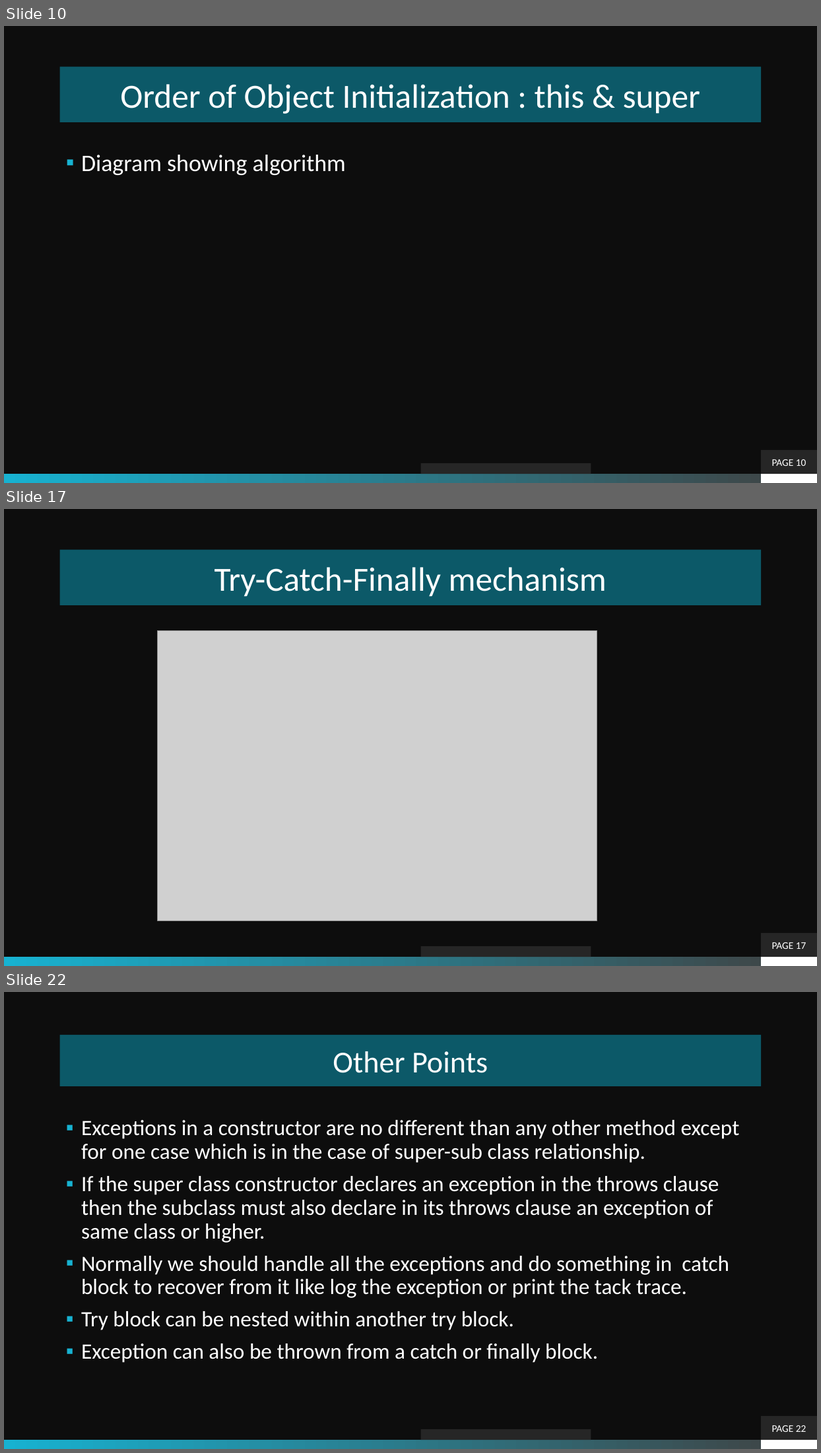
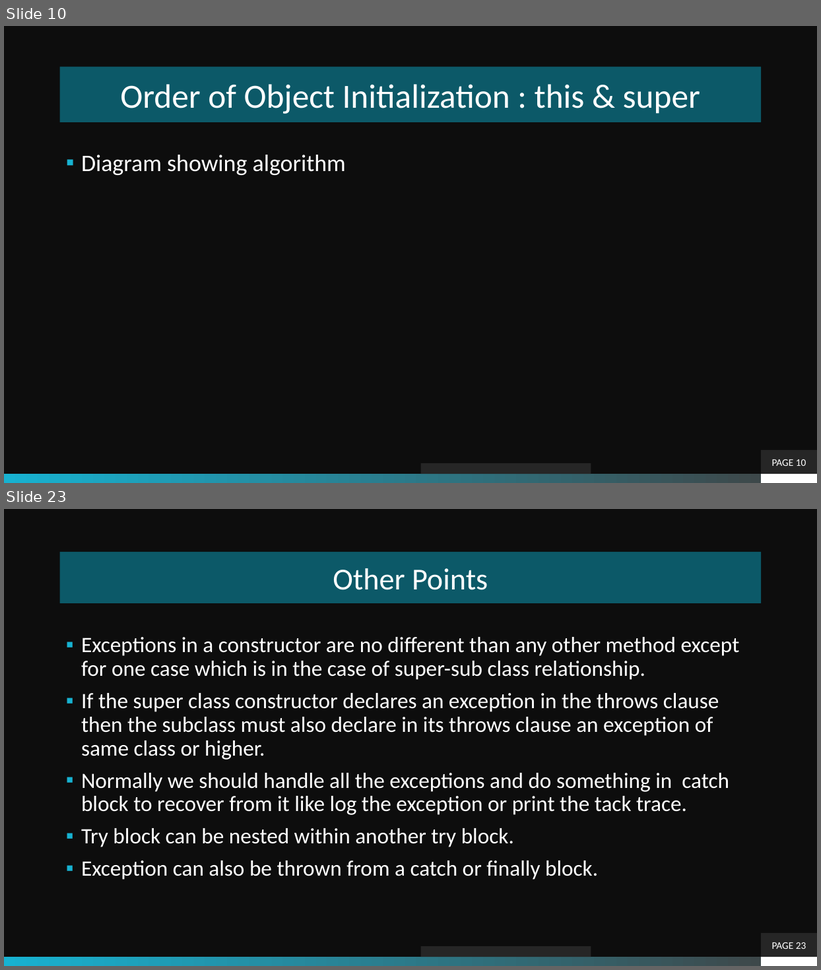
Before and after one commit to theLeonidas/Courses, a slide deck: courseMaterial/Inheritance/Inheritance.pptx. Shown one above the other, each under a label of ours: slides 10, 17 and 22 before the commit, slides 10 and 23 after it; the slides between them are not shown. The pictures are 821x1453 and 821x970 pixels, drawn with LibreOffice and Linux fonts; fonts in the diff are those of the drawing; grey boxes stand for pictures; background and template pictures are left out. Boxes give left, top, right and bottom in pixels: in the first picture for what was removed or moved away, otherwise in the second. Text is boxed around its words. In the diff, an @@ line names an element or a change of style, - is before the commit and + after.

```diff
--- a/courseMaterial/Inheritance/Inheritance.pptx
+++ b/courseMaterial/Inheritance/Inheritance.pptx
@@ slide 17 removed at (4, 509, 817, 966), background picture (left out); not listed: 2 template elements that a slide beside it also shows @@
@@ title removed at (60, 550, 762, 605) @@
-Try-Catch-Finally mechanism
@@ picture removed at (157, 631, 597, 921) @@
@@ page number removed at (762, 933, 817, 957) @@
-PAGE 17
@@ rectangle removed at (420, 947, 591, 957) @@
@@ what was slide 22 is now slide 23 @@
@@ page number at (772, 943, 807, 949): text changed @@
-PAGE 22
+PAGE 23
```
Also in this commit, not shown: 6 slides changed, 6 slides added, 5 other slides removed, 19 other files.
